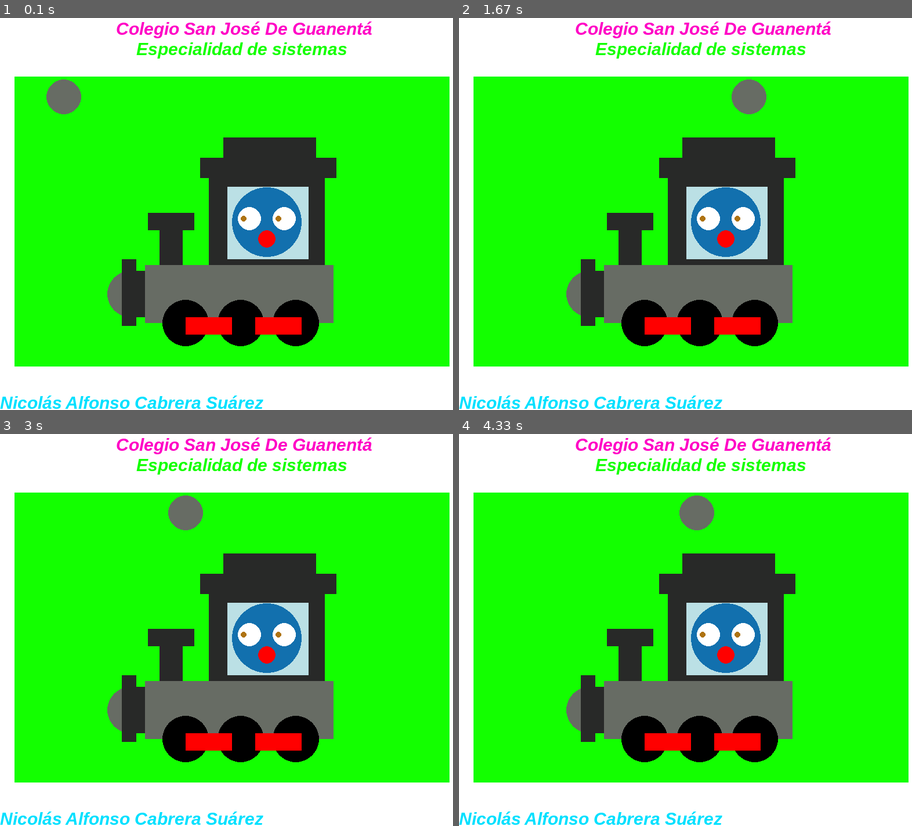
Above: before the commit, frames 1-4 (two rows, left to right).
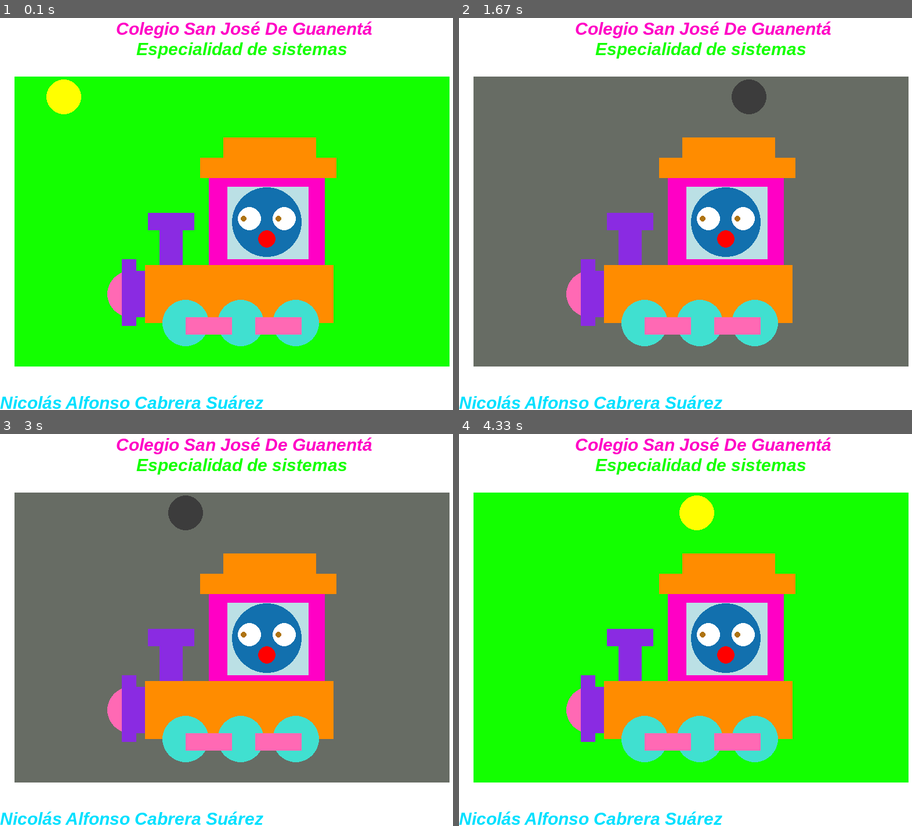
Above: after the commit, the same moments.

Repository: Nicolas942/intro_pygame
Game: pygame game, started from mi_dibujo_animado.py
Two runs of this game, one before a commit and one after it. Both use one fixed random seed, a clock stepped at 60 frames per second and the inputs below.
Inputs:
- Up to frame 1 (0.1 s): no input
- Up to frame 2 (1.67 s): no input
- Up to frame 3 (3 s): no input
- Up to frame 4 (4.33 s): no input

The runs differ from the first frame. In frame 1, 15% of the frame differs, in the area x 10-75%, y 15-84%; in frame 2, 68%, in the area x 3-100%, y 14-89%; in frame 3, 68%; in frame 4, 15%.

Commit message:
Actulización

Diff:
--- a/mi_dibujo_animado.py
+++ b/mi_dibujo_animado.py
@@ -1,25 +1,28 @@
 import pygame
 import sys
-import random
 import math
-
 
 verde = (19, 255, 0)
 verde_claro = (103, 187, 41)
 negro = (0, 0, 0)
 blanco = (255, 255, 255)
 azul_cian = (0, 224, 255)
-rojo = (255,0,0)
+rojo = (255, 0, 0)
 morado = (255, 0, 197)
 gris = (103, 108, 100)
 gris_oscuro = (40, 41, 40)
 ventana_color = (187, 224, 229)
 azul_oscuro = (18, 112, 174)
 cafe = (174, 115, 18)
-
+amarillo = (255, 255, 0)
+gris_luna = (60, 60, 60)
+rosa_chicle = (255, 105, 180)
+turquesa = (64, 224, 208)
+naranja = (255, 140, 0)
+violeta = (138, 43, 226)
+verde_menta = (152, 255, 152)
 
 PI = math.pi
-
 
 pygame.init()
 
@@ -30,9 +33,9 @@
 
 clock = pygame.time.Clock()
 
-# movimiento del sol
 XX = 25
 MOVIMIENTO = 10
+color_sol = amarillo
 
 while True:
 
@@ -50,6 +53,10 @@
     if XX >= 700:
         XX = 700
         MOVIMIENTO = -10
+        if color_sol == amarillo:
+            color_sol = gris_luna
+        else:
+            color_sol = amarillo
 
     elif XX <= 80:
         XX = 80
@@ -63,42 +70,40 @@
 
     nombre = fuente_arial.render("Nicolás Alfonso Cabrera Suárez", True, azul_cian)
     ventana.blit(nombre, (0, 670))
-    #Fondo
-    pygame.draw.rect(ventana, verde, (25,125,750,500) )
- # Defensa
-    pygame.draw.circle(ventana, gris, (225, 500),40)
-    pygame.draw.rect(ventana, gris_oscuro, (235,460,15,80))
-    pygame.draw.rect(ventana, gris_oscuro, (210,440,25,115))
 
-    #Base
-    pygame.draw.rect(ventana, gris, (250,450,325,100) )
+    if color_sol == amarillo:
+        color_fondo = verde
+    else:
+        color_fondo = gris
 
-    # Llantas
-    pygame.draw.circle(ventana, negro, (320,550), 40)
-    pygame.draw.circle(ventana, negro, (415,550), 40)
-    pygame.draw.circle(ventana, negro, (510,550), 40)
-    pygame.draw.rect(ventana, rojo, (320,540,80,30))
-    pygame.draw.rect(ventana, rojo, (440,540,80,30))
+    pygame.draw.rect(ventana, color_fondo, (25, 125, 750, 500))
 
-    # Parte alta
-    pygame.draw.rect(ventana, gris_oscuro, (275,390,40,60))
-    pygame.draw.rect(ventana, gris_oscuro, (255,360,80,30))
-    pygame.draw.rect(ventana, gris_oscuro, (360,300,200,150))
-    pygame.draw.rect(ventana, ventana_color, (392,315,140,125))
-    pygame.draw.rect(ventana, gris_oscuro, (345,265,235,35))
-    pygame.draw.rect(ventana, gris_oscuro, (385,230,160,35))
+    pygame.draw.circle(ventana, rosa_chicle, (225, 500), 40)
+    pygame.draw.rect(ventana, violeta, (235, 460, 15, 80))
+    pygame.draw.rect(ventana, violeta, (210, 440, 25, 115))
 
-    # Cara
-    pygame.draw.circle(ventana, azul_oscuro, (460,376), 60)
-    pygame.draw.circle(ventana, blanco, (430,370), 20)
-    pygame.draw.circle(ventana, blanco, (490,370), 20)
-    pygame.draw.circle(ventana, rojo, (460,405), 15)
-    pygame.draw.circle(ventana, cafe, (480,370), 5)
-    pygame.draw.circle(ventana, cafe, (420,370), 5)
+    pygame.draw.rect(ventana, naranja, (250, 450, 325, 100))
 
+    pygame.draw.circle(ventana, turquesa, (320, 550), 40)
+    pygame.draw.circle(ventana, turquesa, (415, 550), 40)
+    pygame.draw.circle(ventana, turquesa, (510, 550), 40)
+    pygame.draw.rect(ventana, rosa_chicle, (320, 540, 80, 30))
+    pygame.draw.rect(ventana, rosa_chicle, (440, 540, 80, 30))
 
-    # Sol
+    pygame.draw.rect(ventana, violeta, (275, 390, 40, 60))
+    pygame.draw.rect(ventana, violeta, (255, 360, 80, 30))
+    pygame.draw.rect(ventana, morado, (360, 300, 200, 150))
+    pygame.draw.rect(ventana, ventana_color, (392, 315, 140, 125))
+    pygame.draw.rect(ventana, naranja, (345, 265, 235, 35))
+    pygame.draw.rect(ventana, naranja, (385, 230, 160, 35))
 
-    pygame.draw.circle(ventana, gris, (XX, 160), 30)
+    pygame.draw.circle(ventana, azul_oscuro, (460, 376), 60)
+    pygame.draw.circle(ventana, blanco, (430, 370), 20)
+    pygame.draw.circle(ventana, blanco, (490, 370), 20)
+    pygame.draw.circle(ventana, rojo, (460, 405), 15)
+    pygame.draw.circle(ventana, cafe, (480, 370), 5)
+    pygame.draw.circle(ventana, cafe, (420, 370), 5)
+
+    pygame.draw.circle(ventana, color_sol, (XX, 160), 30)
 
     pygame.display.flip()
